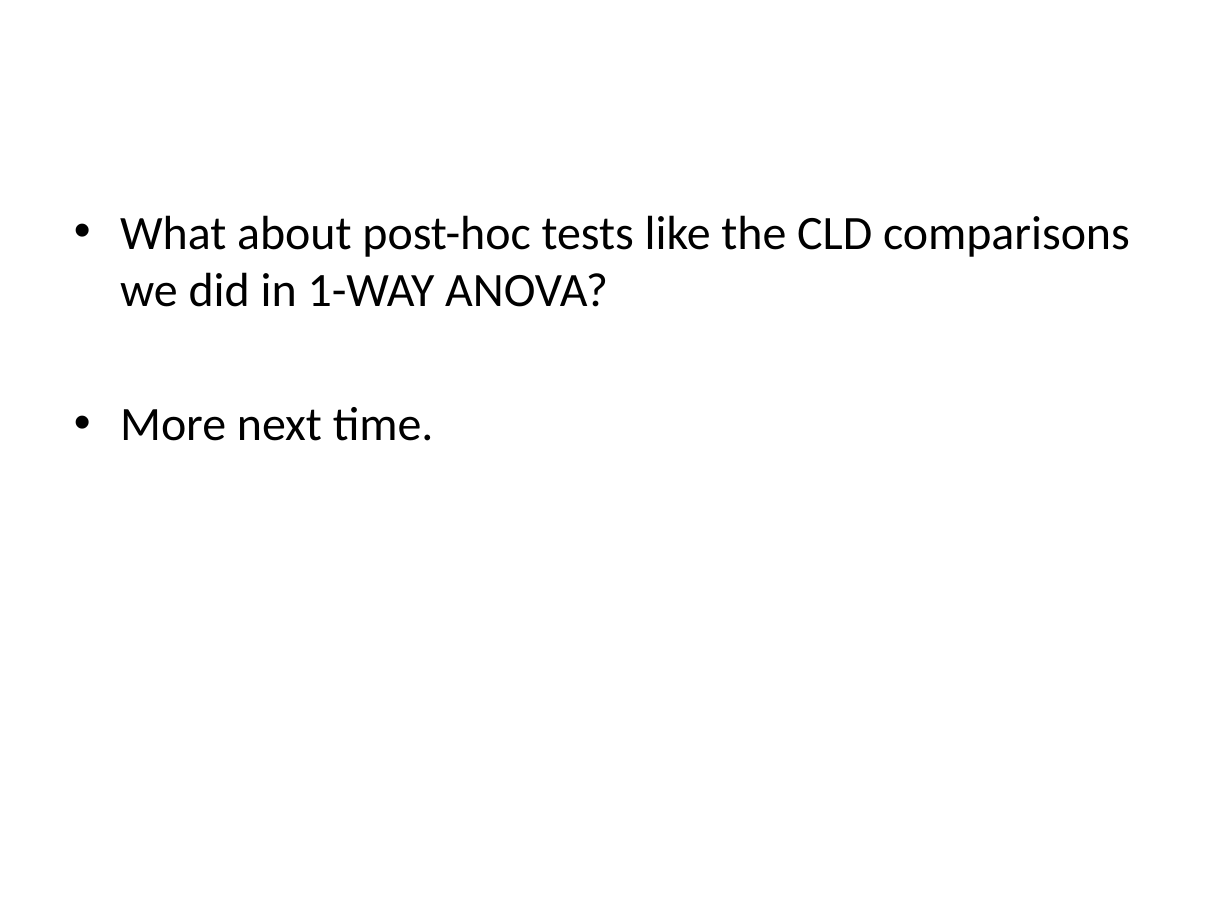
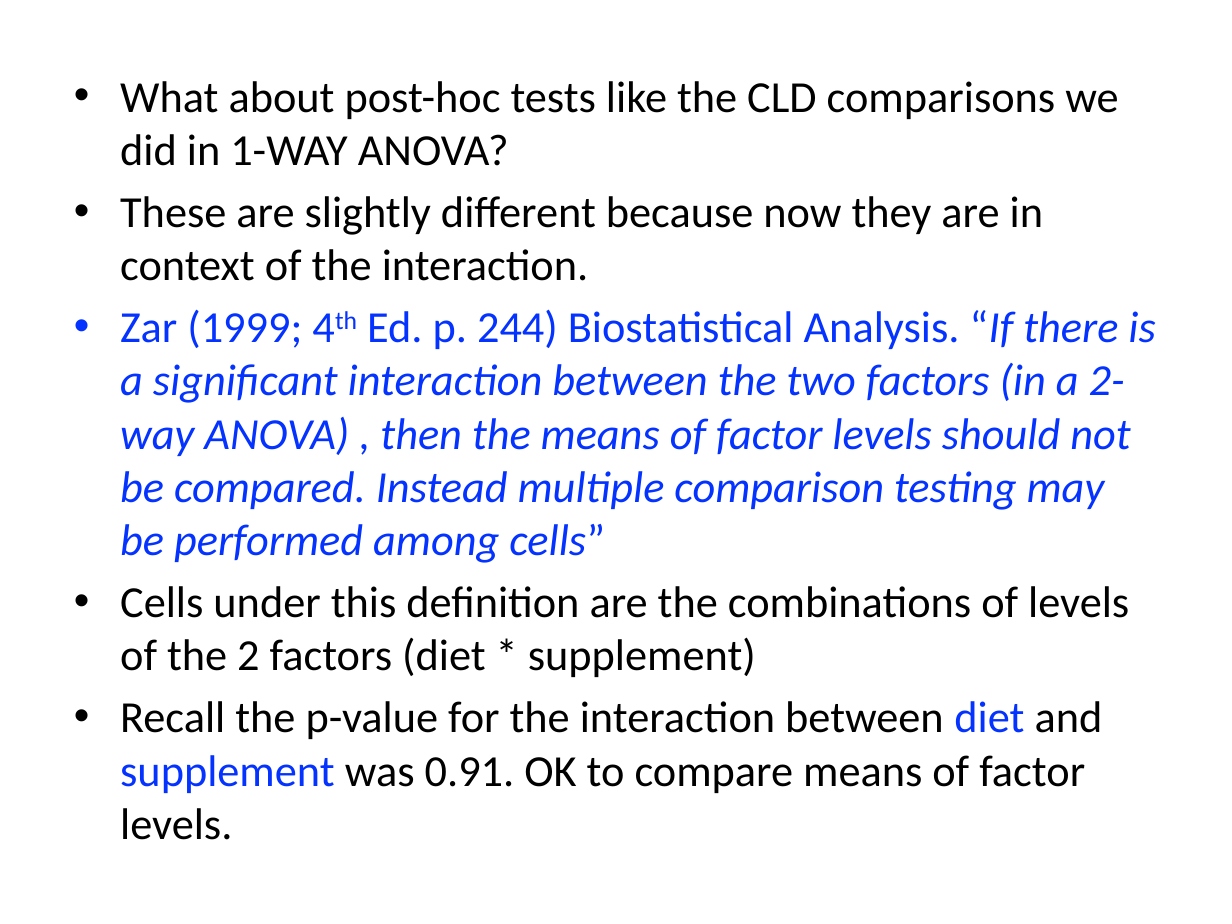
Before and after one commit to cmgienger/6-2WayANOVA, a slide deck: slide 25 of 6-2Way_ANOVA.pptx (slide 23 before the commit). Drawn at 1232x924 pixels with LibreOffice and Linux fonts; fonts in the diff are those of the drawing. Boxes give left, top, right and bottom in pixels: in the first picture for what was removed or moved away, otherwise in the second. Text is boxed around its words. In the diff, an @@ line names an element or a change of style, - is before the commit and + after.

```diff
--- a/6-2Way_ANOVA.pptx
+++ b/6-2Way_ANOVA.pptx
@@ text "What about post-hoc tests like ...": place and size @@
-text "What about post-hoc tests like ..." at [120,215,1130,441]
+text "What about post-hoc tests like ..." at [120,81,1155,840]
@@ text at [120,81,1118,166]: size 28 to 25.9 pt in "What about post-hoc tests like the CLD ..." @@
@@ text at [120,196,1155,840]: text changed; size 28 to 25.9 pt @@
-• More next time.
+• These are slightly different because now they are in context of the interaction.
+• Zar (1999; 4th Ed. p. 244) Biostatistical Analysis. “If there is a significant interaction between the two factors (in a 2-way ANOVA) , then the means of factor levels should not be compared. Instead multiple comparison testing may be performed among cells”
+• Cells under this definition are the combinations of levels of the 2 factors (diet * supplement)
+• Recall the p-value for the interaction between diet and supplement was 0.91. OK to compare means of factor levels.
```
Also in this commit, not shown: 6 other slides changed, 5 slides added.
